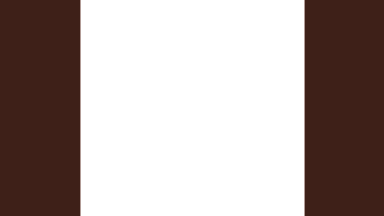
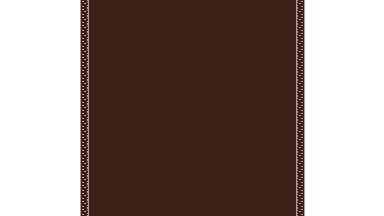
The second 384px x 216px image is a revision of the first. Changes to its layers:
showed "Wall" over [64, 0, 384, 216]
showed "Main Background" (1st of 2) over [64, 0, 320, 216]
hid "Main Background" (2nd of 2) over [0, 0, 384, 216]
